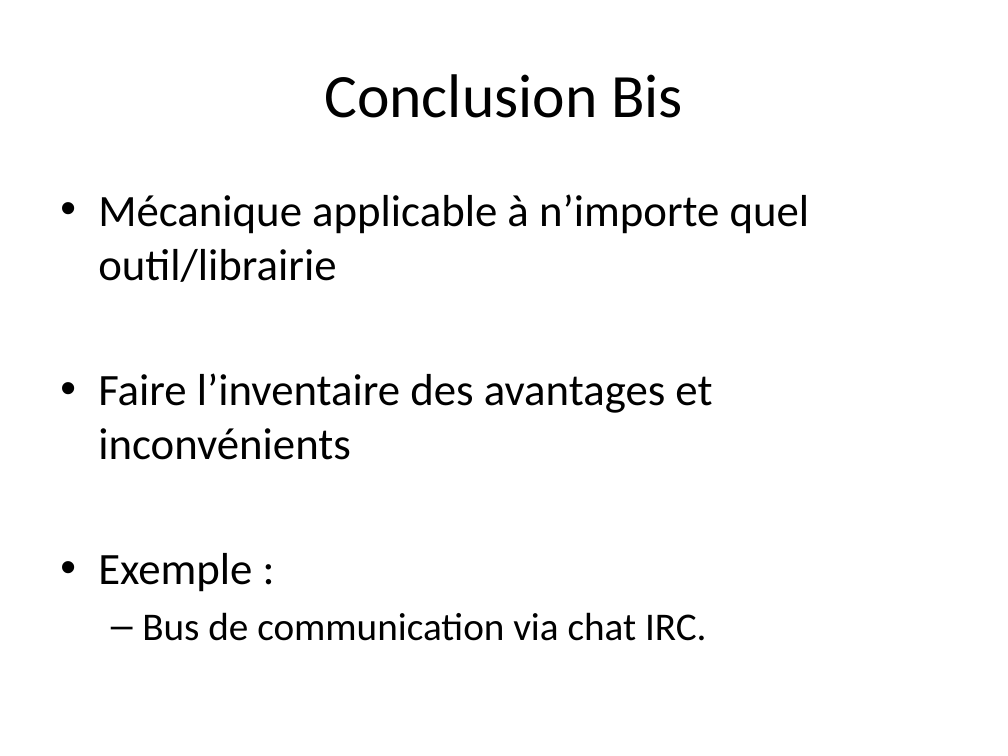
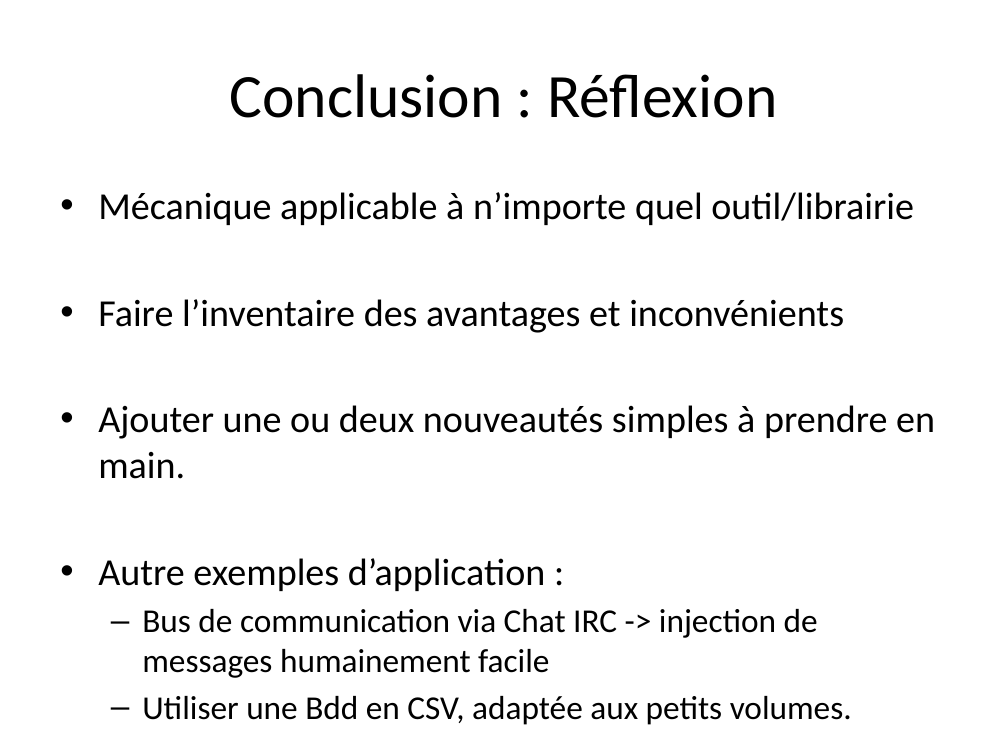
Before and after one commit to TheCopycat/protobuf-powered-android, a slide deck: slide 47 of protobuf-powered.pptx (slide 38 before the commit). Drawn at 1008x756 pixels with LibreOffice and Linux fonts; fonts in the diff are those of the drawing. Boxes give left, top, right and bottom in pixels: in the first picture for what was removed or moved away, otherwise in the second. Text is boxed around its words. In the diff, an @@ line names an element or a change of style, - is before the commit and + after.

```diff
--- a/protobuf-powered.pptx
+++ b/protobuf-powered.pptx
@@ title at (230,74,777,118): text changed @@
-Conclusion Bis
+Conclusion : Réflexion
@@ text at (98,192,914,333): size 32 to 27.2 pt in "Mécanique applicable à n’importe quel outil/librairie", "Faire l’inventaire des avantages et inconvénients" @@
@@ text at (98,405,935,725): text changed; size 28 to 23.8 pt @@
-• Exemple :
-  – Bus de communication via chat IRC.
+• Ajouter une ou deux nouveautés simples à prendre en main.
+• Autre exemples d’application :
+  – Bus de communication via Chat IRC -> injection de messages humainement facile
+  – Utiliser une Bdd en CSV, adaptée aux petits volumes.
```
Also in this commit, not shown: 2 other slides changed, 12 slides added, 3 slides removed.
